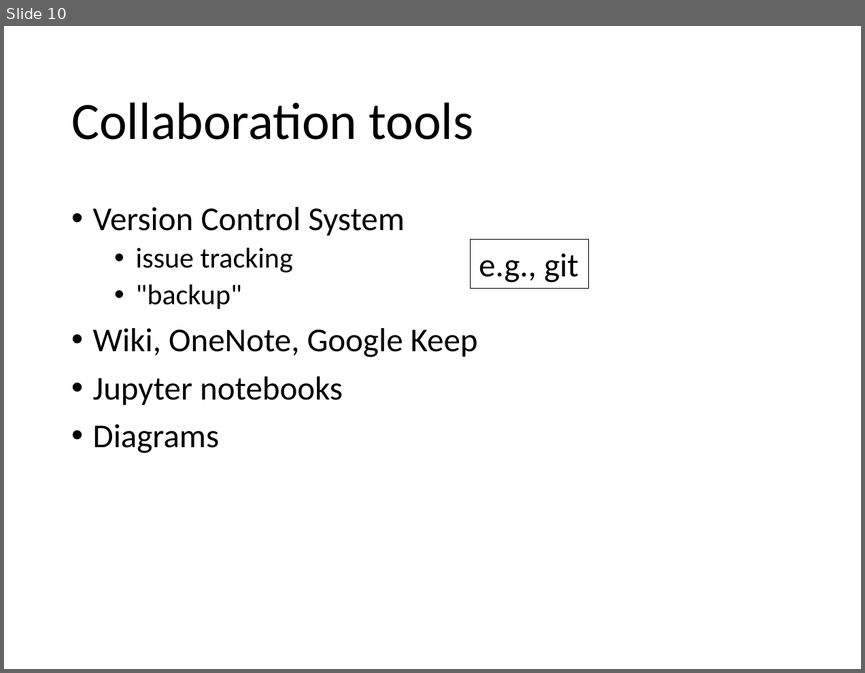
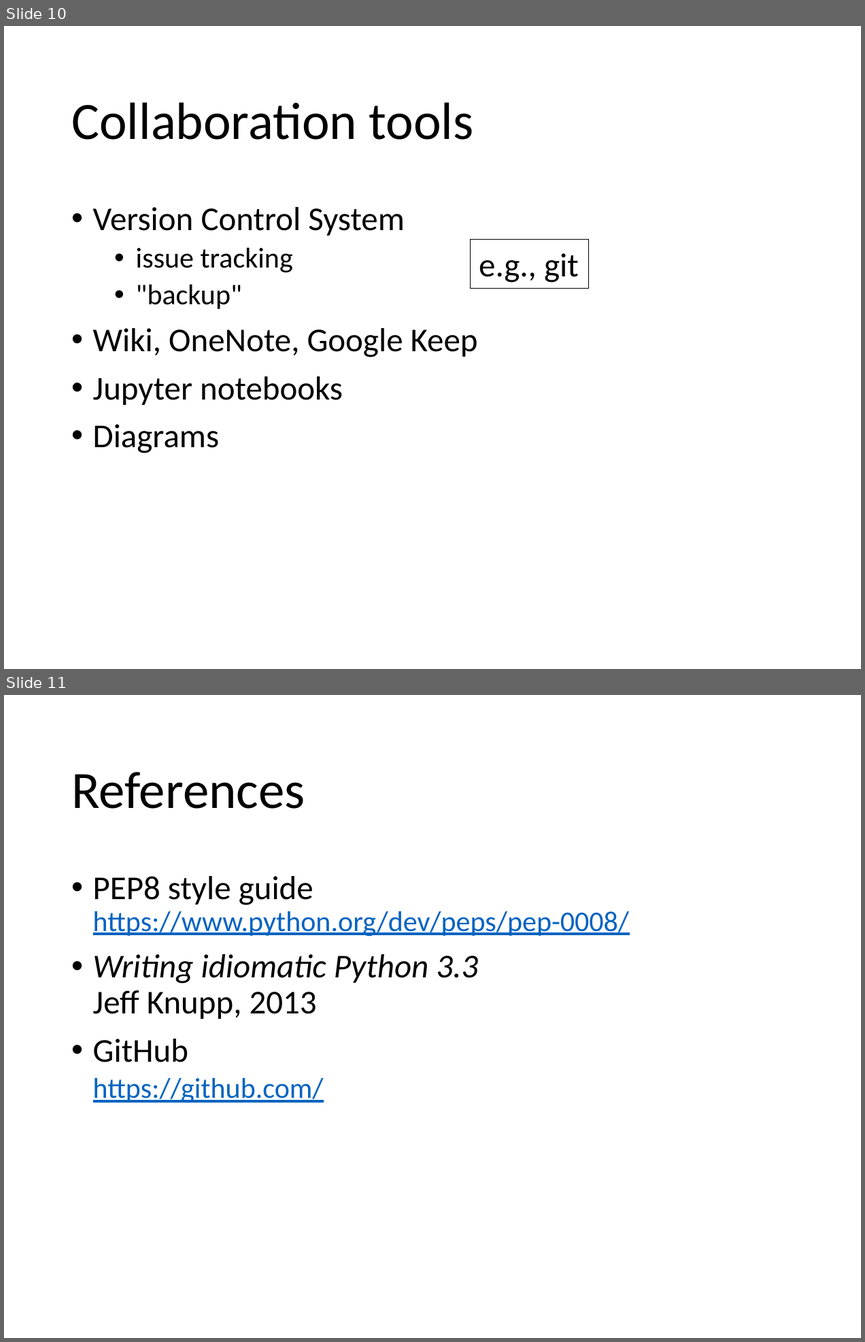
Before and after one commit to gjbex/training-material, a slide deck: Python/python_development_practices.pptx. Shown one above the other, each under a label of ours: slide 10 before the commit, slides 10 and 11 after it. The pictures are 865x673 and 865x1342 pixels, drawn with LibreOffice and Linux fonts; fonts in the diff are those of the drawing. Boxes give left, top, right and bottom in pixels: in the first picture for what was removed or moved away, otherwise in the second. Text is boxed around its words. In the diff, an @@ line names an element or a change of style, - is before the commit and + after.

Commit message:
Added reference slide

```diff
--- a/Python/python_development_practices.pptx
+++ b/Python/python_development_practices.pptx
@@ slide 11 added at [4,695,861,1338], background #FFFFFF @@
@@ title added at [71,772,305,809], 44 pt, text #000000 @@
+References
@@ text added at [93,876,629,1103], 24 pt, text #0563C1, underline @@
+• PEP8 style guide
+  https://www.python.org/dev/peps/pep-0008/
+• Writing idiomatic Python 3.3
+  Jeff Knupp, 2013
+• GitHub
+  https://github.com/
```
